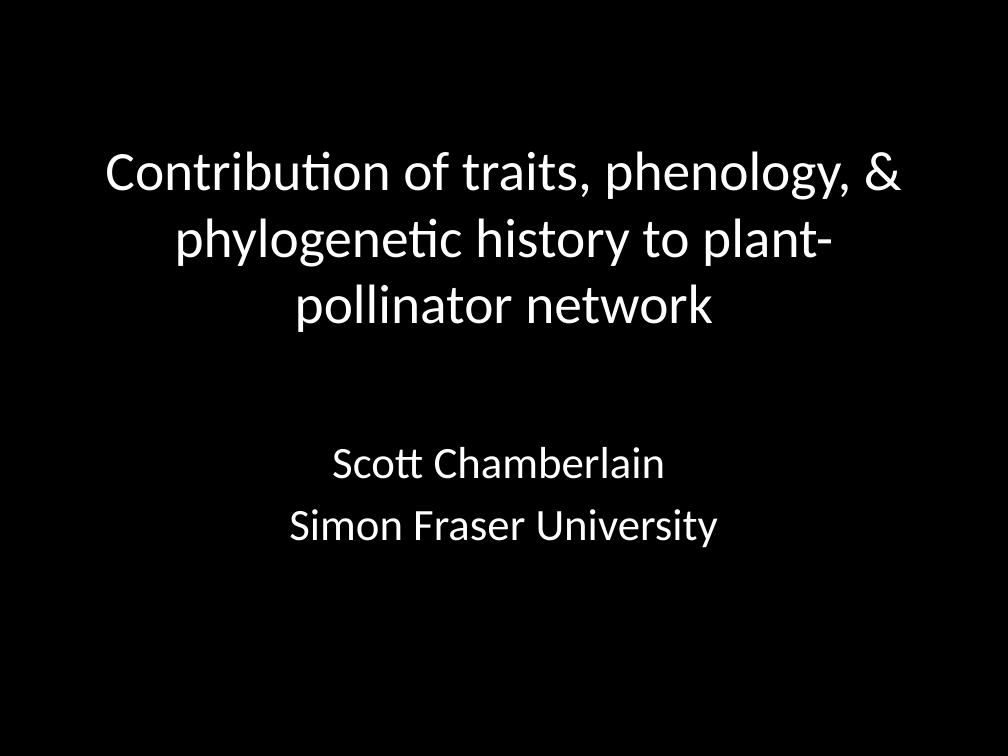
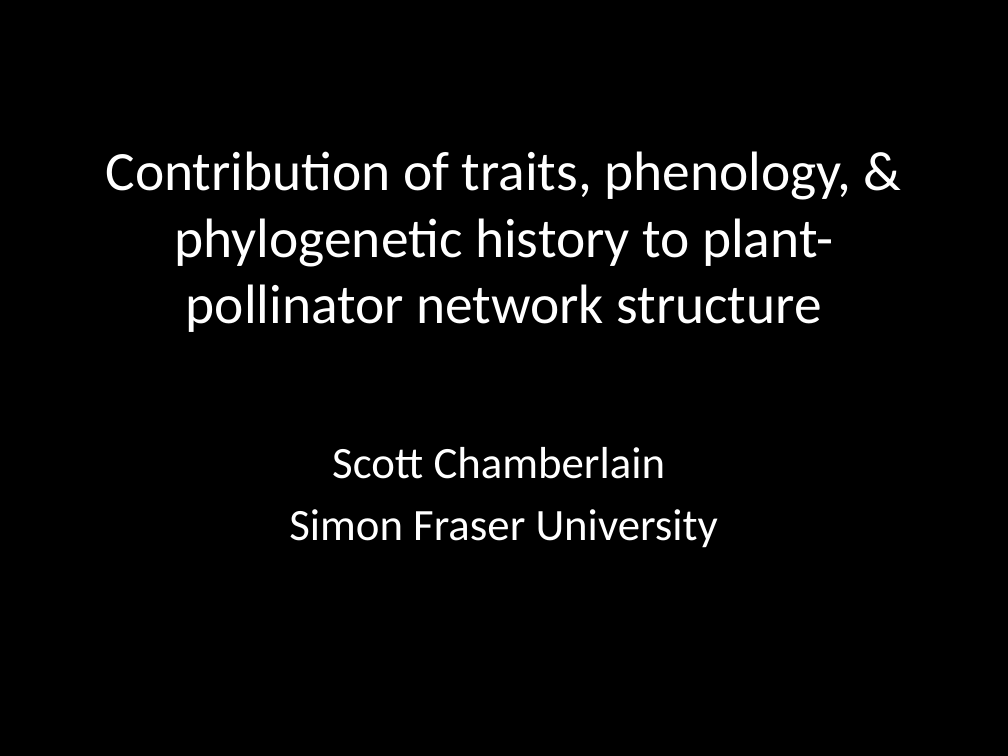
Before and after one commit to sckott/talks, a slide deck: slide 1 of canpolintalk/scott.pptx. Drawn at 1008x756 pixels with LibreOffice and Linux fonts; fonts in the diff are those of the drawing. Boxes give left, top, right and bottom in pixels: in the first picture for what was removed or moved away, otherwise in the second. Text is boxed around its words. In the diff, an @@ line names an element or a change of style, - is before the commit and + after.

```diff
--- a/canpolintalk/scott.pptx
+++ b/canpolintalk/scott.pptx
@@ title at [105, 151, 851, 332]: text changed @@
-Contribution of traits, phenology, & phylogenetic history to plant-pollinator network
+Contribution of traits, phenology, & phylogenetic history to plant-pollinator network structure
```
Also in this commit, not shown: 8 other slides changed, 1 slide added, 1 slide removed, 26 other files.
